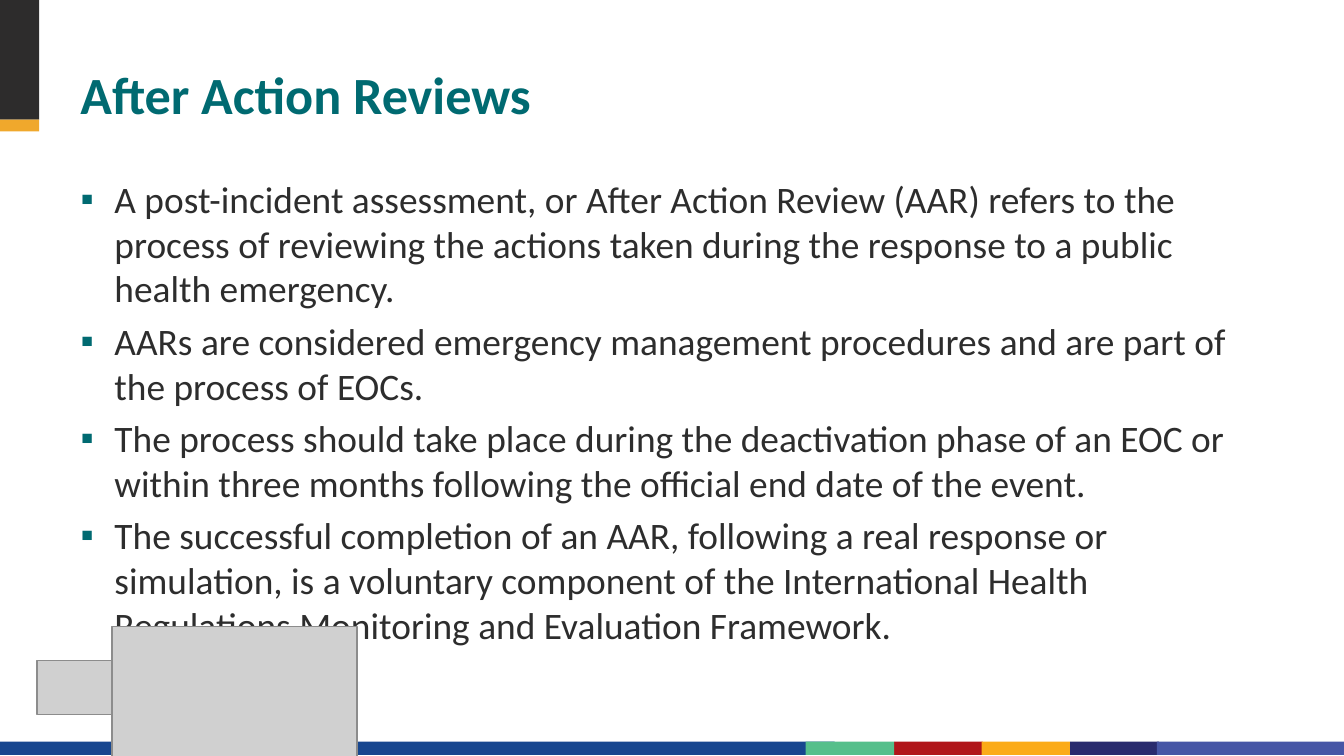
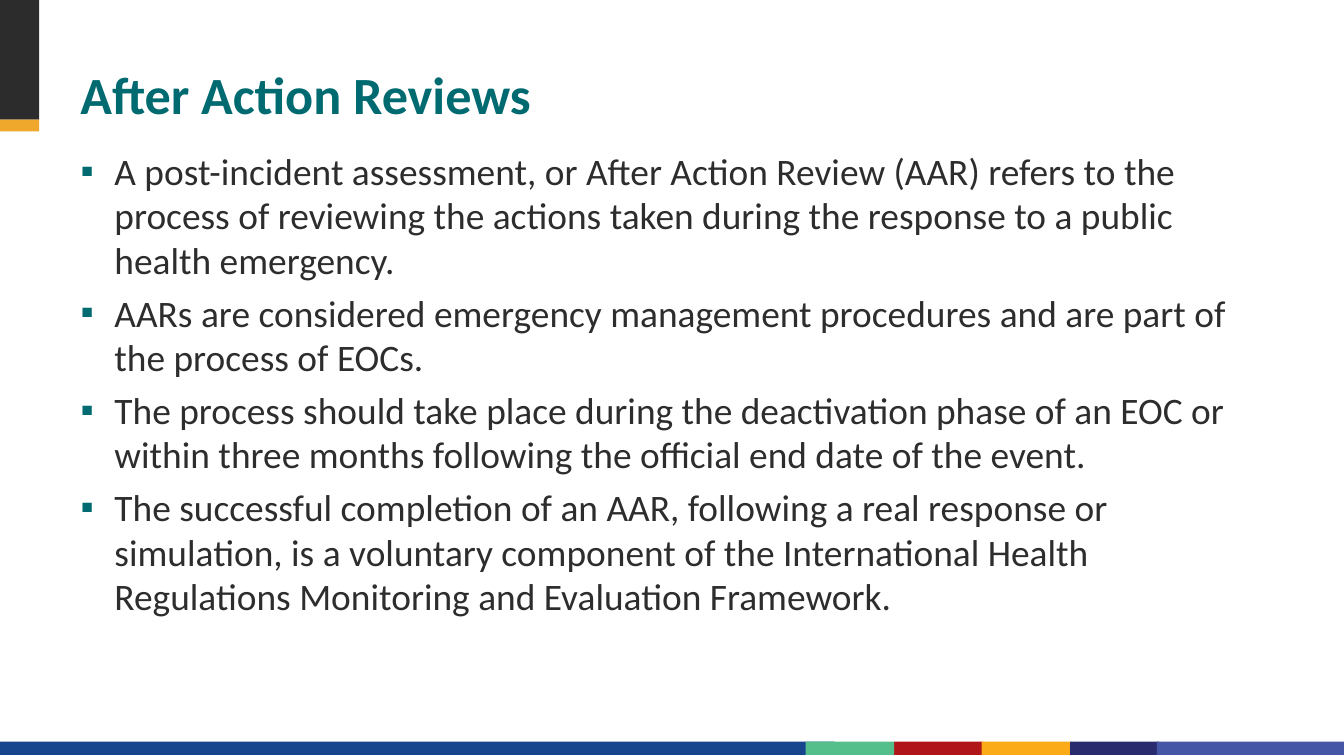
Before and after one commit to talus-analytics-bus/cdc-eoc, a slide deck: slide 31 of src/assets/documents/EOC Development Tool/7 - How do we keep the EOC prepared/prepare-7-2020-eoc-preparedness-planning-training-aar.pptx. Drawn at 1344x756 pixels with LibreOffice and Linux fonts; fonts in the diff are those of the drawing; grey boxes stand for pictures; background and template pictures are left out. Boxes give left, top, right and bottom in pixels: in the first picture for what was removed or moved away, otherwise in the second. Text is boxed around its words. In the diff, an @@ line names an element or a change of style, - is before the commit and + after.

```diff
--- a/src/assets/documents/EOC Development Tool/7 - How do we keep the EOC prepared/prepare-7-2020-eoc-preparedness-planning-training-aar.pptx
+++ b/src/assets/documents/EOC Development Tool/7 - How do we keep the EOC prepared/prepare-7-2020-eoc-preparedness-planning-training-aar.pptx
@@ text "A post-incident assessment, or After ..." rewrapped from (114, 186, 1225, 649) to (114, 158, 1225, 617) @@
@@ picture removed at (112, 626, 356, 756) @@
@@ rectangle removed at (0, 653, 224, 735) @@
@@ picture removed at (36, 660, 112, 714) @@
```
Also in this commit, not shown: 41 other slides changed, 1 slide added, 1 slide removed, 4 other files.
